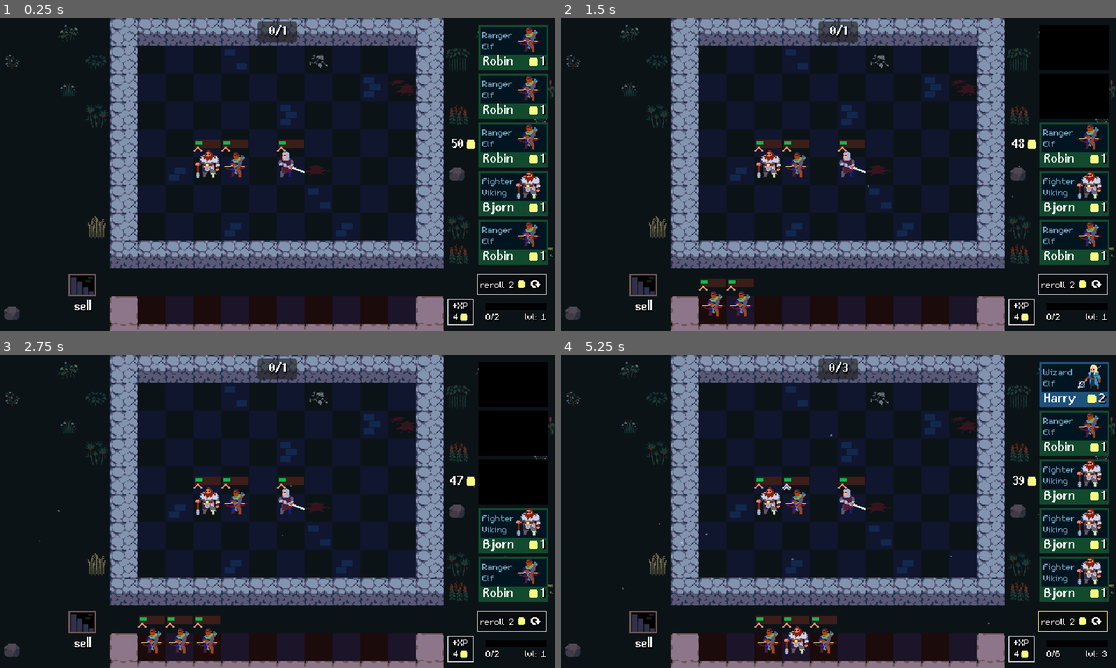
Above: before the commit, frames 1-4 (two rows, left to right).
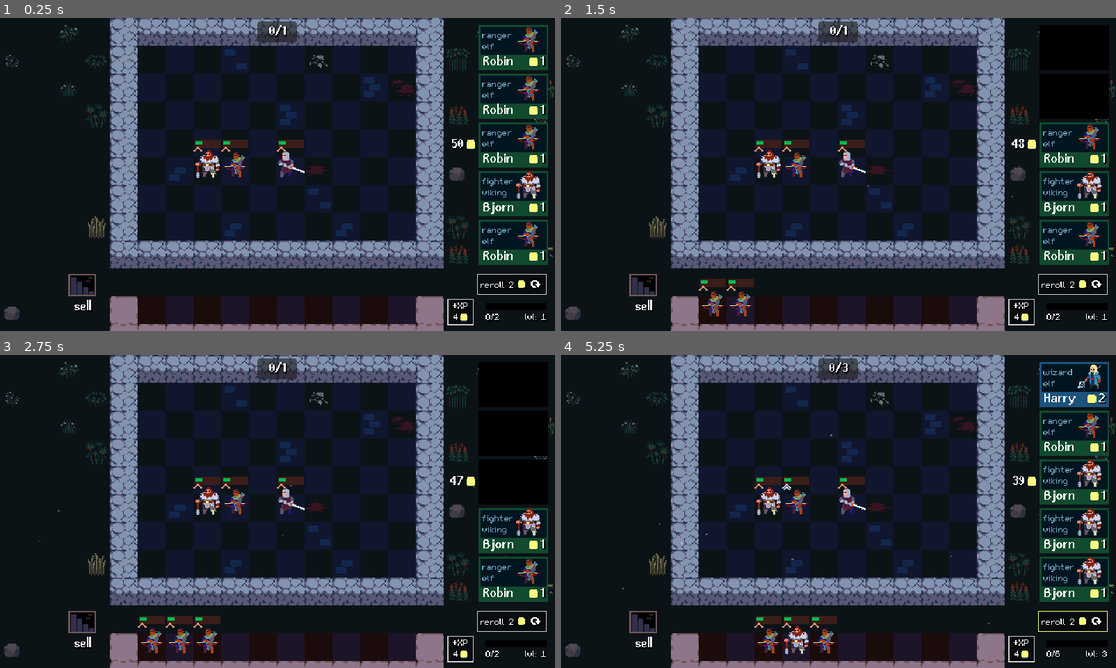
Above: after the commit, the same moments.

Repository: tnargy/AutoBattler
Game: Godot game, scene res://scenes/arena/arena.tscn
The game is run twice, just before and just after one commit, with the same random seed, the same clock (stepped at 60 frames per second) and the same inputs.
Inputs (mouse positions are in pixels of both pictures, inside the frame that each line leads up to):
- Up to frame 1 (0.25 s): no input
- Up to frame 2 (1.5 s): click (1071, 46) at 0.52 s; click (1071, 96) at 1.27 s
- Up to frame 3 (2.75 s): click (510, 483) at 2.02 s
- Up to frame 4 (5.25 s): click (1071, 530) at 2.77 s; click (1071, 580) at 3.52 s; click (1021, 649) at 4.25 s; click (1071, 621) at 5 s

The runs differ from the first frame. In frame 1, 0.2% of the frame differs, in the area x 86-93%, y 4-73%; in frame 2, 0.1%; in frame 3, less than 0.1%; in frame 4, 0.2%.

Commit message:
Added Trait UI

Diff:
--- a/data/traits/elf.tres
+++ b/data/traits/elf.tres
@@ -5,7 +5,7 @@
 
 [resource]
 script = ExtResource("1_liuxl")
-name = "Elf"
+name = "elf"
 icon = ExtResource("1_88fjl")
 description = ""
 levles = 2
--- a/data/traits/fighter.tres
+++ b/data/traits/fighter.tres
@@ -5,7 +5,7 @@
 
 [resource]
 script = ExtResource("1_1cyyr")
-name = "Fighter"
+name = "fighter"
 icon = ExtResource("1_i3g8q")
 description = ""
 levles = 2
--- a/data/traits/human.tres
+++ b/data/traits/human.tres
@@ -5,7 +5,7 @@
 
 [resource]
 script = ExtResource("1_omwex")
-name = "Human"
+name = "human"
 icon = ExtResource("1_5n0it")
 description = ""
 levles = 3
--- a/data/traits/noble.tres
+++ b/data/traits/noble.tres
@@ -5,7 +5,7 @@
 
 [resource]
 script = ExtResource("1_60rac")
-name = "Noble"
+name = "noble"
 icon = ExtResource("1_xx7ey")
 description = ""
 levles = 0
--- a/data/traits/ranger.tres
+++ b/data/traits/ranger.tres
@@ -5,7 +5,7 @@
 
 [resource]
 script = ExtResource("1_85a45")
-name = "Ranger"
+name = "ranger"
 icon = ExtResource("1_6modm")
 description = ""
 levles = 2
--- a/data/traits/viking.tres
+++ b/data/traits/viking.tres
@@ -5,7 +5,7 @@
 
 [resource]
 script = ExtResource("1_7g7d0")
-name = "Viking"
+name = "viking"
 icon = ExtResource("1_v3aew")
 description = ""
 levles = 2
--- a/data/traits/wizard.tres
+++ b/data/traits/wizard.tres
@@ -5,7 +5,7 @@
 
 [resource]
 script = ExtResource("1_tf6bx")
-name = "Wizard"
+name = "wizard"
 icon = ExtResource("1_p7jca")
 description = ""
 levles = 3
--- a/scenes/arena/arena.tscn
+++ b/scenes/arena/arena.tscn
@@ -16,6 +16,7 @@
 [ext_resource type="PackedScene" uid="uid://be5xmkfrsy6o0" path="res://scenes/shop/shop.tscn" id="14_xdu5h"]
 [ext_resource type="PackedScene" uid="uid://rh3dw1cljnux" path="res://scenes/team_size_ui/team_size_ui.tscn" id="15_wwwtp"]
 [ext_resource type="Resource" uid="uid://ctb63tovx61rp" path="res://data/player/player_stats.tres" id="16_21v2n"]
+[ext_resource type="PackedScene" uid="uid://clqm2bv0sml35" path="res://scenes/traits/traits.tscn" id="17_3nit5"]
 
 [sub_resource type="Curve" id="Curve_62d5q"]
 _data = [Vector2(0, 0), 0.0, 0.0, 0, 0, Vector2(0.209302, 0.996065), 0.0, 0.0, 0, 0, Vector2(0.785714, 1), 0.0, 0.0, 0, 0, Vector2(1, 0), 0.0, 0.0, 0, 0]
@@ -167,3 +168,6 @@
 grow_horizontal = 2
 player_stats = ExtResource("16_21v2n")
 arena_grid = NodePath("../../GameArea/ArenaUnitGrid")
+
+[node name="Traits" parent="UI" node_paths=PackedStringArray("arena_grid") instance=ExtResource("17_3nit5")]
+arena_grid = NodePath("../../GameArea/ArenaUnitGrid")
--- /dev/null
+++ b/scenes/trait_ui/trait_ui.gd
@@ -0,0 +1,30 @@
+class_name TraitUI
+extends PanelContainer
+
+@export var trait_data: Trait :
+	set(value):
+		if not is_node_ready():
+			await ready
+
+		trait_data = value
+		trait_icon.texture = trait_data.icon
+		trait_label.text = trait_data.name
+@export var active: bool :
+	set(value):
+		active = value
+		if active:
+			modulate.a = 1.0
+		else:
+			modulate.a = 0.5
+
+@onready var trait_icon : TextureRect = %TraitIcon
+@onready var active_unit_label : Label = %ActiveUnitLabel
+@onready var trait_level_labels : RichTextLabel = %TraitLevelLabels
+@onready var trait_label : Label = %TraitLabel
+
+
+func update(units: Array[Unit]):
+	var unique_units := trait_data.get_unique_unit_cont(units)
+	active_unit_label.text = str(unique_units)
+	trait_level_labels.text = trait_data.get_levels_bbcode(unique_units)
+	active = trait_data.is_active(unique_units)
--- /dev/null
+++ b/scenes/trait_ui/trait_ui.tscn
@@ -0,0 +1,93 @@
+[gd_scene load_steps=8 format=3 uid="uid://cit3b6knfwnmg"]
+
+[ext_resource type="Script" path="res://scenes/trait_ui/trait_ui.gd" id="1_cu4u1"]
+[ext_resource type="Texture2D" uid="uid://l1jq47dgo2n1" path="res://assets/sprites/trait_background.png" id="1_cufar"]
+[ext_resource type="Resource" uid="uid://7nd3im3yj1q1" path="res://data/traits/elf.tres" id="2_26tpe"]
+[ext_resource type="Texture2D" uid="uid://b1aup08or8bao" path="res://assets/sprites/traits/elf.png" id="2_qnrvv"]
+[ext_resource type="FontFile" uid="uid://8di0jvr25vat" path="res://assets/font/m5x7.ttf" id="3_auqvv"]
+
+[sub_resource type="LabelSettings" id="LabelSettings_muj5m"]
+shadow_size = 2
+shadow_color = Color(0, 0, 0, 0.705882)
+
+[sub_resource type="LabelSettings" id="LabelSettings_omwki"]
+font = ExtResource("3_auqvv")
+shadow_color = Color(0, 0, 0, 1)
+
+[node name="TraitUI" type="PanelContainer"]
+offset_right = 40.0
+offset_bottom = 40.0
+script = ExtResource("1_cu4u1")
+trait_data = ExtResource("2_26tpe")
+
+[node name="MarginContainer" type="MarginContainer" parent="."]
+layout_mode = 2
+theme_override_constants/margin_left = 4
+theme_override_constants/margin_top = 2
+theme_override_constants/margin_right = 4
+theme_override_constants/margin_bottom = 2
+
+[node name="VBoxContainer" type="VBoxContainer" parent="MarginContainer"]
+layout_mode = 2
+theme_override_constants/separation = -2
+
+[node name="HBoxContainer" type="HBoxContainer" parent="MarginContainer/VBoxContainer"]
+layout_mode = 2
+
+[node name="TraitIconBackground" type="TextureRect" parent="MarginContainer/VBoxContainer/HBoxContainer"]
+layout_mode = 2
+texture = ExtResource("1_cufar")
+stretch_mode = 5
+
+[node name="TraitIcon" type="TextureRect" parent="MarginContainer/VBoxContainer/HBoxContainer/TraitIconBackground"]
+unique_name_in_owner = true
+custom_minimum_size = Vector2(24, 24)
+layout_mode = 1
+anchors_preset = 8
+anchor_left = 0.5
+anchor_top = 0.5
+anchor_right = 0.5
+anchor_bottom = 0.5
+offset_left = -12.0
+offset_top = -12.0
+offset_right = 12.0
+offset_bottom = 12.0
+grow_horizontal = 2
+grow_vertical = 2
+texture = ExtResource("2_qnrvv")
+expand_mode = 1
+stretch_mode = 5
+
+[node name="VBoxContainer" type="VBoxContainer" parent="MarginContainer/VBoxContainer/HBoxContainer"]
+layout_mode = 2
+theme_override_constants/separation = -4
+
+[node name="ActiveUnitLabel" type="Label" parent="MarginContainer/VBoxContainer/HBoxContainer/VBoxContainer"]
+unique_name_in_owner = true
+layout_mode = 2
+text = "1"
+label_settings = SubResource("LabelSettings_muj5m")
+vertical_alignment = 2
+
+[node name="TraitLevelLabels" type="RichTextLabel" parent="MarginContainer/VBoxContainer/HBoxContainer/VBoxContainer"]
+unique_name_in_owner = true
+clip_contents = false
+custom_minimum_size = Vector2(28, 16)
+layout_mode = 2
+theme_override_colors/default_color = Color(0.666667, 0.666667, 0.666667, 1)
+theme_override_colors/font_shadow_color = Color(0, 0, 0, 1)
+theme_override_fonts/normal_font = ExtResource("3_auqvv")
+bbcode_enabled = true
+text = "2/4/6"
+scroll_active = false
+
+[node name="MarginContainer" type="MarginContainer" parent="MarginContainer/VBoxContainer"]
+layout_mode = 2
+theme_override_constants/margin_left = 2
+theme_override_constants/margin_right = 2
+
+[node name="TraitLabel" type="Label" parent="MarginContainer/VBoxContainer/MarginContainer"]
+unique_name_in_owner = true
+layout_mode = 2
+text = "ranger"
+label_settings = SubResource("LabelSettings_omwki")
--- /dev/null
+++ b/scenes/traits/traits.gd
@@ -0,0 +1,68 @@
+class_name Traits
+extends Control
+
+const TRAIT_UI = preload("res://scenes/trait_ui/trait_ui.tscn")
+
+@export var arena_grid: UnitGrid
+
+@onready var trait_container = %TraitContainer
+
+var current_traits := {}
+var traits_to_update: Array
+var active_traits: Array[Trait]
+
+
+func _ready():
+	arena_grid.unit_grid_changed.connect(_update_traits)
+
+	for trait_ui: TraitUI in trait_container.get_children():
+		trait_ui.queue_free()
+
+
+func _update_traits():
+	traits_to_update = current_traits.keys()
+	active_traits = []
+	var units := arena_grid.get_all_units()
+	var traits := Trait.get_unique_traits_for_units(units)
+
+	for trait_data: Trait in traits:
+		if current_traits.has(trait_data):
+			_update_trait_ui(trait_data, units)
+		else:
+			_create_trait_ui(trait_data, units)
+
+	_move_active_traits_to_top()
+	_delete_orphan_traits()
+
+
+func _update_trait_ui(trait_data: Trait, units: Array[Unit]):
+	var trait_ui := current_traits[trait_data] as TraitUI
+	trait_ui.update(units)
+	traits_to_update.erase(trait_data)
+
+	if trait_ui.active:
+		active_traits.append(trait_data)
+
+
+func _create_trait_ui(trait_data: Trait, units: Array[Unit]):
+	var trait_ui := TRAIT_UI.instantiate() as TraitUI
+	trait_container.add_child(trait_ui)
+	trait_ui.trait_data = trait_data
+	trait_ui.update(units)
+	current_traits[trait_data] = trait_ui
+
+	if trait_ui.active:
+		active_traits.append(trait_data)
+
+
+func _move_active_traits_to_top():
+	for i in active_traits.size():
+		var trait_ui := current_traits[active_traits[i]] as TraitUI
+		trait_container.move_child(trait_ui, i)
+
+
+func _delete_orphan_traits():
+	for orphan_trait: Trait in traits_to_update:
+		var trait_ui := current_traits[orphan_trait] as TraitUI
+		current_traits.erase(orphan_trait)
+		trait_ui.queue_free()
--- /dev/null
+++ b/scenes/traits/traits.tscn
@@ -0,0 +1,29 @@
+[gd_scene load_steps=3 format=3 uid="uid://clqm2bv0sml35"]
+
+[ext_resource type="PackedScene" uid="uid://cit3b6knfwnmg" path="res://scenes/trait_ui/trait_ui.tscn" id="1_m416i"]
+[ext_resource type="Script" path="res://scenes/traits/traits.gd" id="1_r4mi4"]
+
+[node name="Traits" type="Control"]
+layout_mode = 3
+anchors_preset = 0
+script = ExtResource("1_r4mi4")
+
+[node name="TraitContainer" type="VBoxContainer" parent="."]
+unique_name_in_owner = true
+layout_mode = 0
+offset_left = 4.0
+offset_top = 4.0
+offset_right = 76.0
+offset_bottom = 204.0
+
+[node name="TraitUI" parent="TraitContainer" instance=ExtResource("1_m416i")]
+layout_mode = 2
+
+[node name="TraitUI2" parent="TraitContainer" instance=ExtResource("1_m416i")]
+layout_mode = 2
+
+[node name="TraitUI3" parent="TraitContainer" instance=ExtResource("1_m416i")]
+layout_mode = 2
+
+[node name="TraitUI4" parent="TraitContainer" instance=ExtResource("1_m416i")]
+layout_mode = 2
Not shown: 1 places in scenes/arena/arena.tscn that only renumber resources
